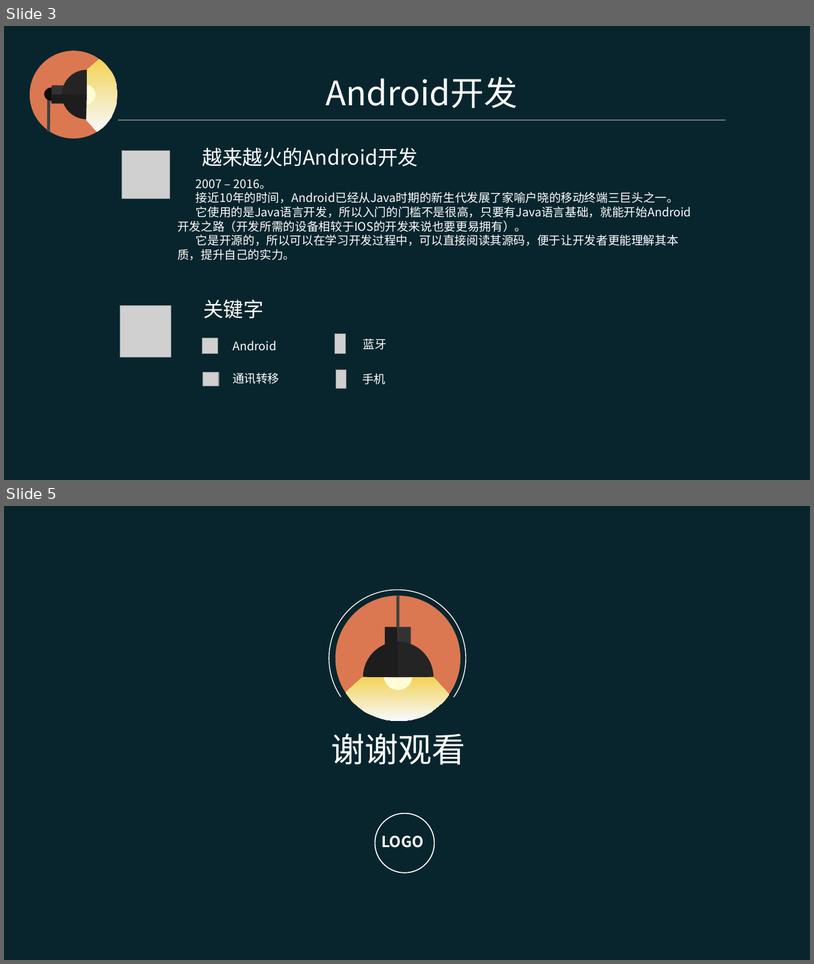
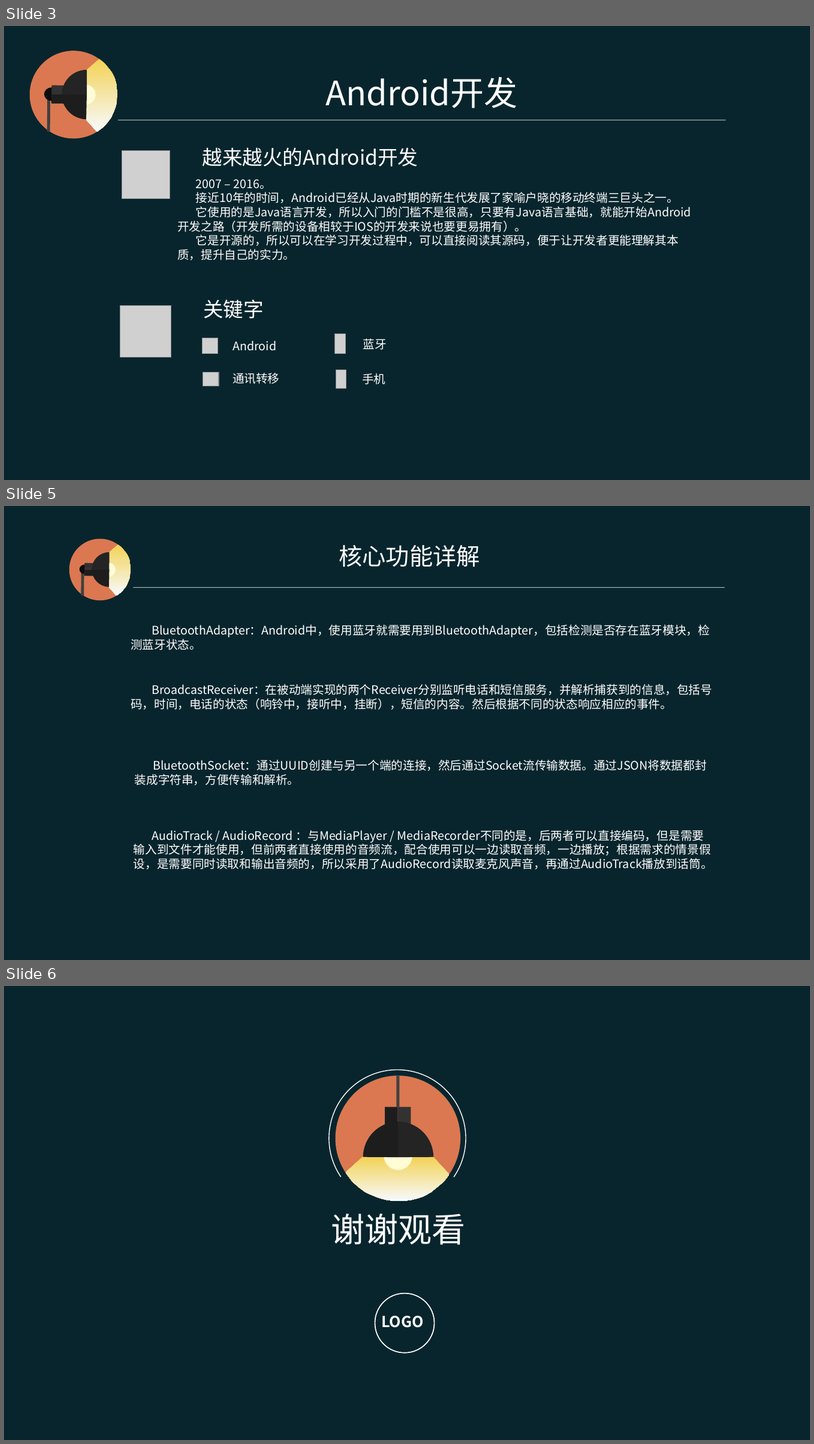
Before and after one commit to YoungDroid/BluetoothTranslation, a slide deck: 1-49.ppt. Shown one above the other, each under a label of ours: slides 3 and 5 before the commit, slides 3, 5 and 6 after it; the slides between them are not shown. The pictures are 814x964 and 814x1444 pixels, drawn with LibreOffice and Linux fonts; fonts in the diff are those of the drawing; grey boxes stand for pictures. Boxes give left, top, right and bottom in pixels: in the first picture for what was removed or moved away, otherwise in the second. Text is boxed around its words. In the diff, an @@ line names an element or a change of style, - is before the commit and + after.

Commit message:
PPT

```diff
--- a/1-49.ppt
+++ b/1-49.ppt
@@ slide 5 added at (4, 506, 810, 960), background #08252D @@
@@ group added at (69, 538, 725, 601): 5 freeform shapes, 2 lines, 2 rectangles, 1 text, 1 ellipse @@
+核心功能详解
@@ text added at (131, 624, 710, 650), 14 pt, text #FFFFFF @@
+BluetoothAdapter：Android中，使用蓝牙就需要用到BluetoothAdapter，包括检测是否存在蓝牙模块，检测蓝牙状态。
@@ text added at (131, 684, 713, 709), 14 pt, text #FFFFFF @@
+BroadcastReceiver：在被动端实现的两个Receiver分别监听电话和短信服务，并解析捕获到的信息，包括号码，时间，电话的状态（响铃中，接听中，挂断），短信的内容。然后根据不同的状态响应相应的事件。
@@ text added at (135, 759, 707, 785), 14 pt, text #FFFFFF @@
+BluetoothSocket：通过UUID创建与另一个端的连接，然后通过Socket流传输数据。通过JSON将数据都封装成字符串，方便传输和解析。
@@ text added at (134, 829, 713, 869), 14 pt, text #FFFFFF @@
+AudioTrack / AudioRecord ：与MediaPlayer / MediaRecorder不同的是，后两者可以直接编码，但是需要输入到文件才能使用，但前两者直接使用的音频流，配合使用可以一边读取音频，一边播放；根据需求的情景假设，是需要同时读取和输出音频的，所以采用了AudioRecord读取麦克风声音，再通过AudioTrack播放到话筒。
@@ what was slide 5 is now slide 6 @@
```
Also in this commit, not shown: 1 slide changed, 1 other slide added, 1 slide removed.
